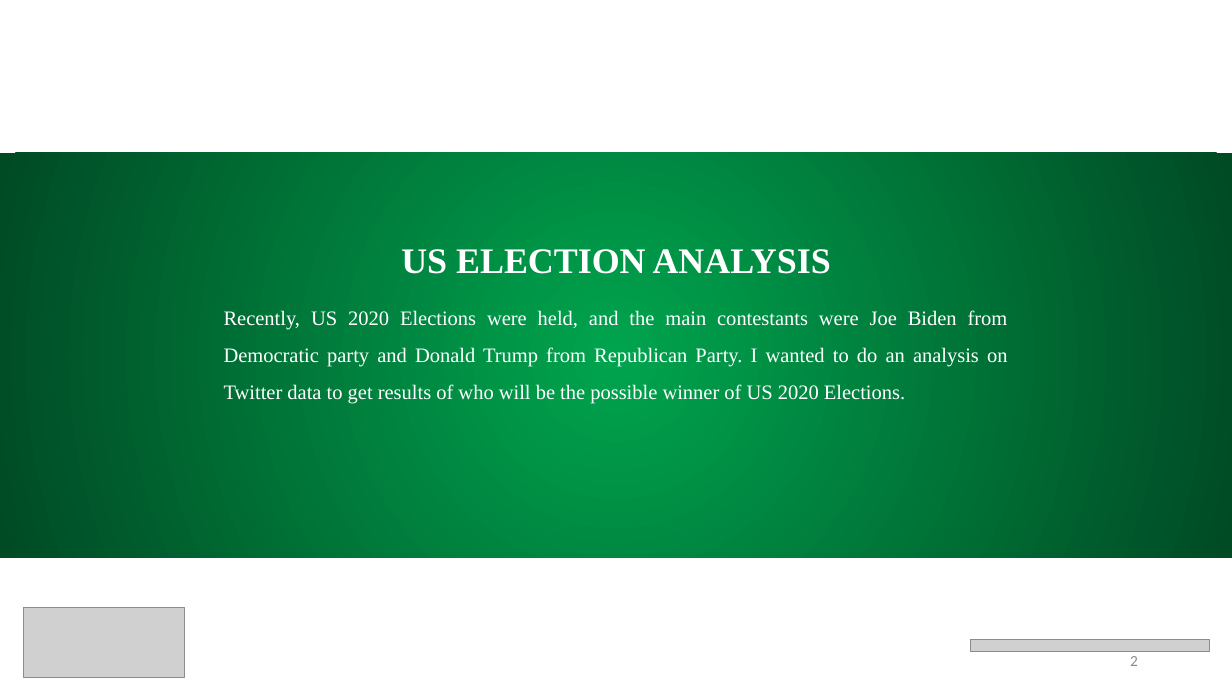
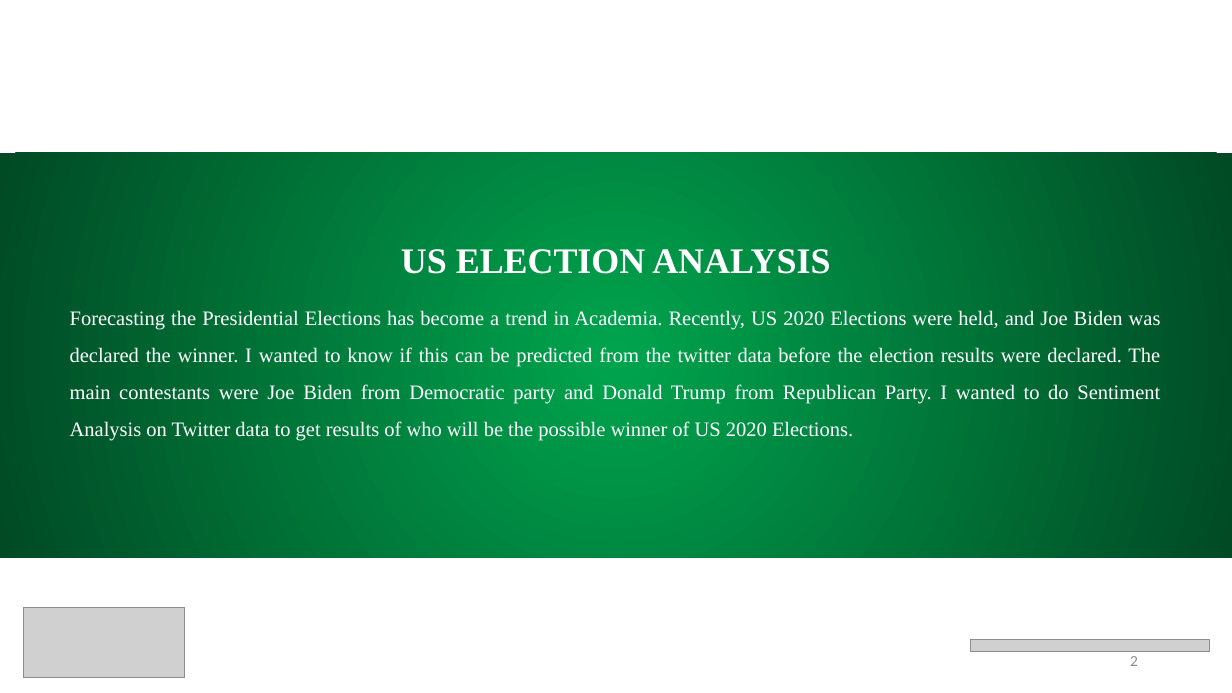
Before and after one commit to prithvikolla/Data-Visualization, a slide deck: slide 2 of Data-Visualization/Final Project/Kolla_FinalProject.pptx. Drawn at 1232x693 pixels with LibreOffice and Linux fonts; fonts in the diff are those of the drawing; grey boxes stand for pictures. Boxes give left, top, right and bottom in pixels: in the first picture for what was removed or moved away, otherwise in the second. Text is boxed around its words. In the diff, an @@ line names an element or a change of style, - is before the commit and + after.

```diff
--- a/Data-Visualization/Final Project/Kolla_FinalProject.pptx
+++ b/Data-Visualization/Final Project/Kolla_FinalProject.pptx
@@ text "US ELECTION ANALYSIS": place and size @@
-text "US ELECTION ANALYSIS" at bbox=[224, 249, 1008, 404]
+text "US ELECTION ANALYSIS" at bbox=[70, 249, 1161, 441]
@@ text at bbox=[70, 310, 1161, 441]: text changed @@
-Recently, US 2020 Elections were held, and the main contestants were Joe Biden from Democratic party and Donald Trump from Republican Party. I wanted to do an analysis on Twitter data to get results of who will be the possible winner of US 2020 Elections.
+Forecasting the Presidential Elections has become a trend in Academia. Recently, US 2020 Elections were held, and Joe Biden was declared the winner. I wanted to know if this can be predicted from the twitter data before the election results were declared. The main contestants were Joe Biden from Democratic party and Donald Trump from Republican Party. I wanted to do Sentiment Analysis on Twitter data to get results of who will be the possible winner of US 2020 Elections.
```
Also in this commit, not shown: 8 other slides changed, 1 slide added, 1 slide removed, 5 other files.
